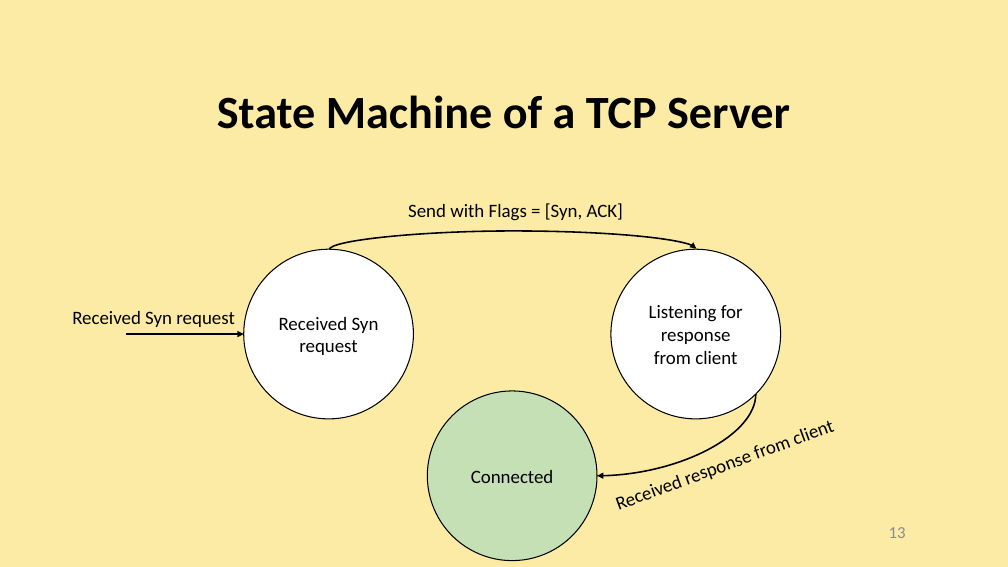
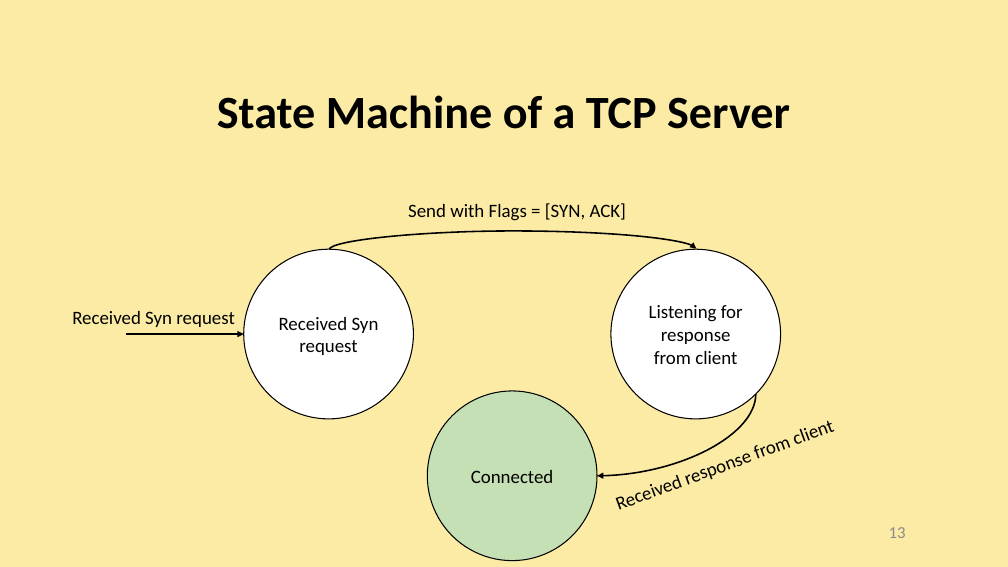
Before and after one commit to AliGhaffarian/university_thingies, a slide deck: slide 13 of research_and_presentation/Transport Layer, TCP and Floods/presentation_slides/Transport Layer, TCP and Floods.pptx. Drawn at 1008x567 pixels with LibreOffice and Linux fonts; fonts in the diff are those of the drawing. Boxes give left, top, right and bottom in pixels: in the first picture for what was removed or moved away, otherwise in the second. Text is boxed around its words. In the diff, an @@ line names an element or a change of style, - is before the commit and + after.

```diff
--- a/research_and_presentation/Transport Layer, TCP and Floods/presentation_slides/Transport Layer, TCP and Floods.pptx
+++ b/research_and_presentation/Transport Layer, TCP and Floods/presentation_slides/Transport Layer, TCP and Floods.pptx
@@ text at bbox=[408, 203, 626, 221]: text changed @@
-Send with Flags = [Syn, ACK]
+Send with Flags = [SYN, ACK]
```
Also in this commit, not shown: 6 other slides changed, 1 other file.
